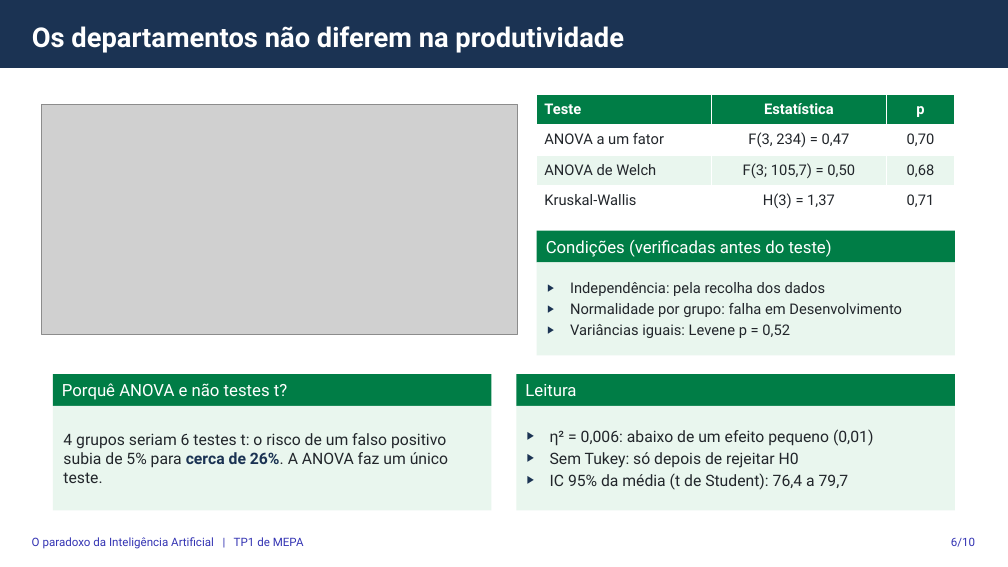
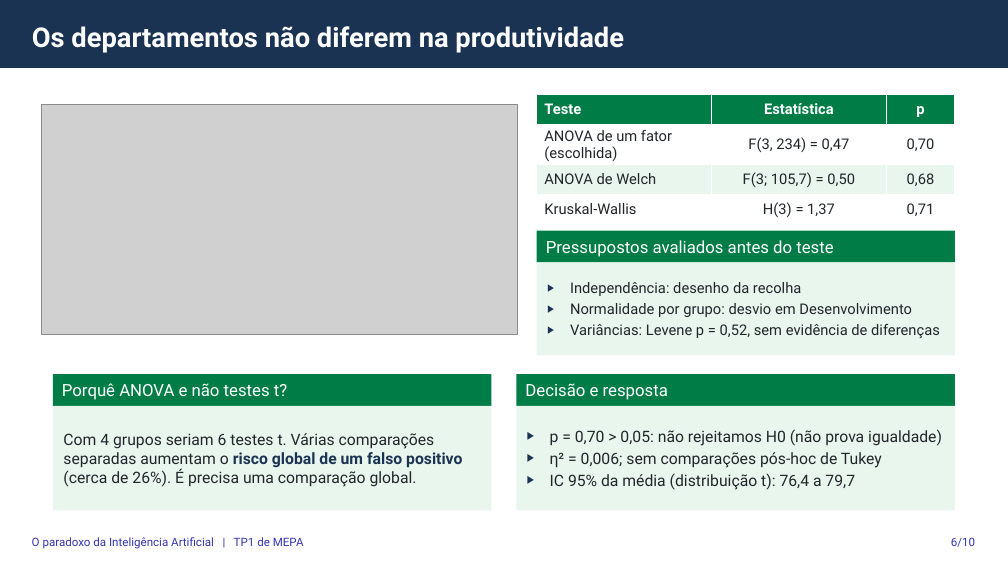
Before and after one commit to gcoutinho-ipca/tp1-mepa-ia-produtividade, a slide deck: slide 6 of Apresentacao_Defesa_TP1_MEPA.pptx. Drawn at 1008x567 pixels with LibreOffice and Linux fonts; fonts in the diff are those of the drawing; grey boxes stand for pictures. Boxes give left, top, right and bottom in pixels: in the first picture for what was removed or moved away, otherwise in the second. Text is boxed around its words. In the diff, an @@ line names an element or a change of style, - is before the commit and + after.

```diff
--- a/Apresentacao_Defesa_TP1_MEPA.pptx
+++ b/Apresentacao_Defesa_TP1_MEPA.pptx
@@ table at <box>537,95,954,221</box> @@
-row 2, column 1: ANOVA a um fator
+row 2, column 1: ANOVA de um fator (escolhida)
@@ text in rectangle at <box>546,240,833,257</box>: text changed @@
-Condições (verificadas antes do teste)
+Pressupostos avaliados antes do teste
@@ text in rectangle at <box>570,282,940,338</box>: text changed @@
-▶ Independência: pela recolha dos dados
-▶ Normalidade por grupo: falha em Desenvolvimento
-▶ Variâncias iguais: Levene p = 0,52
+▶ Independência: desenho da recolha
+▶ Normalidade por grupo: desvio em Desenvolvimento
+▶ Variâncias: Levene p = 0,52, sem evidência de diferenças
@@ text in rectangle at <box>525,383,668,400</box>: text changed @@
-Leitura
+Decisão e resposta
@@ text in rectangle at <box>63,433,462,487</box>: text changed @@
-4 grupos seriam 6 testes t: o risco de um falso positivo subia de 5% para cerca de 26%. A ANOVA faz um único teste.
+Com 4 grupos seriam 6 testes t. Várias comparações separadas aumentam o risco global de um falso positivo (cerca de 26%). É precisa uma comparação global.
@@ text in rectangle at <box>550,429,942,490</box>: text changed @@
-▶ η² = 0,006: abaixo de um efeito pequeno (0,01)
-▶ Sem Tukey: só depois de rejeitar H0
-▶ IC 95% da média (t de Student): 76,4 a 79,7
+▶ p = 0,70 > 0,05: não rejeitamos H0 (não prova igualdade)
+▶ η² = 0,006; sem comparações pós-hoc de Tukey
+▶ IC 95% da média (distribuição t): 76,4 a 79,7
```
Also in this commit, not shown: 8 other slides changed, 5 other files.
